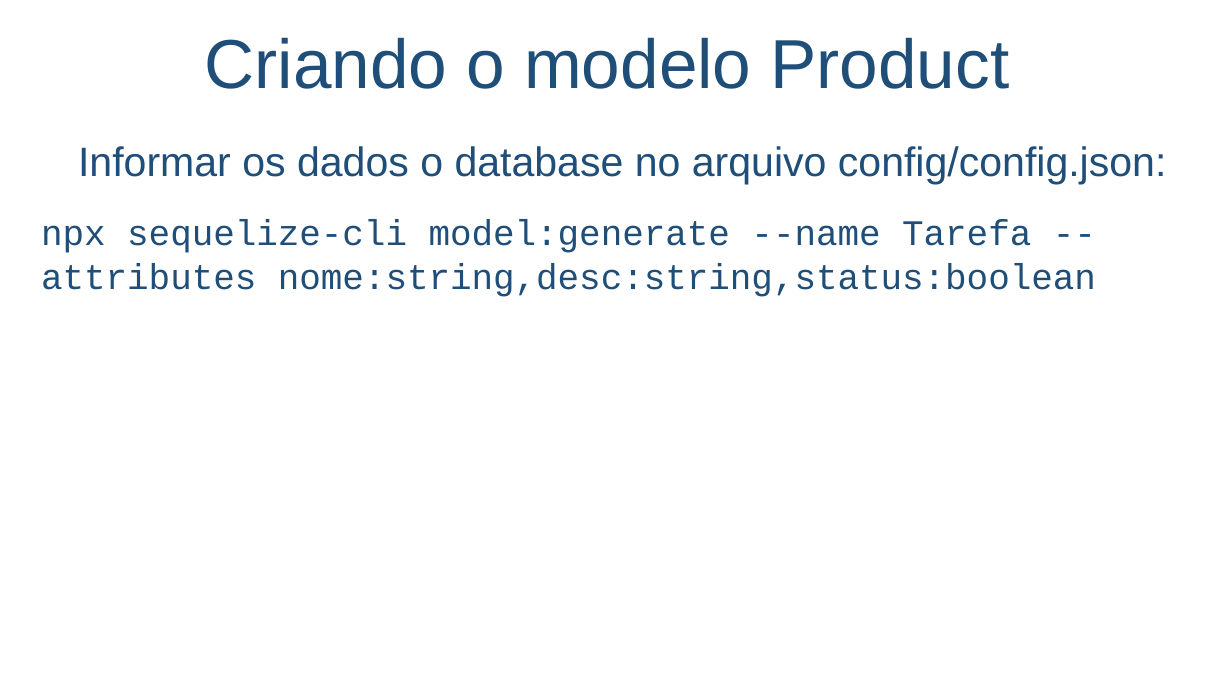
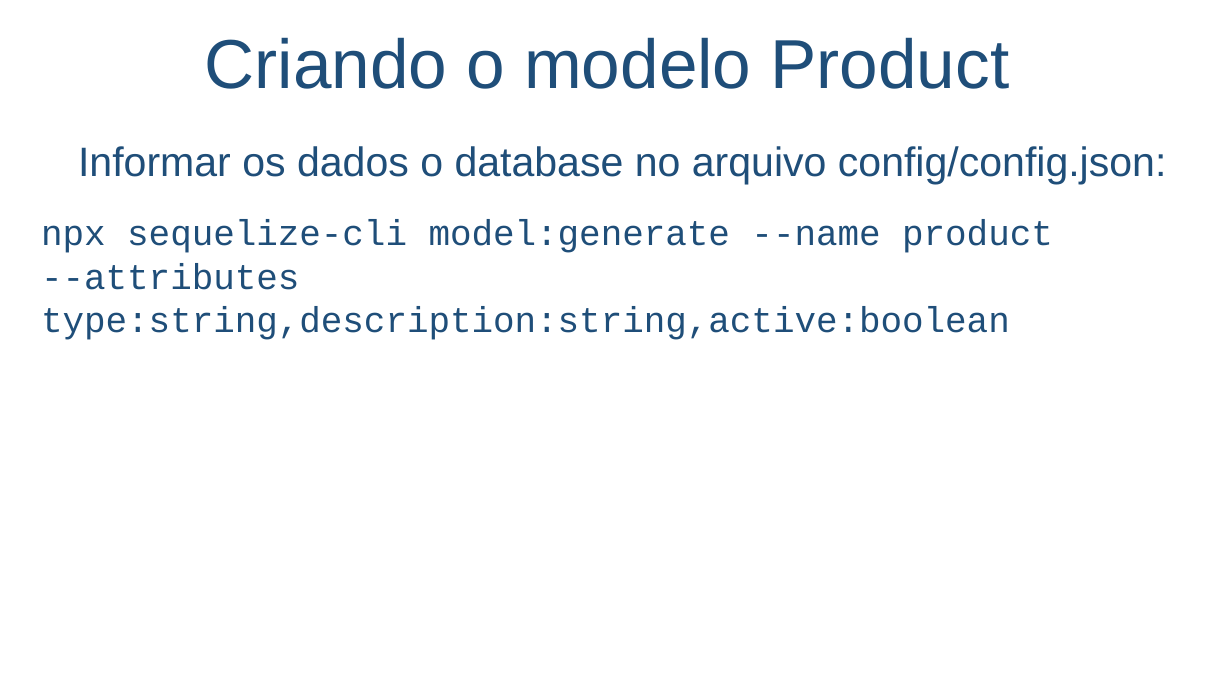
Before and after one commit to salmo-jr/public-slides, a slide deck: slide 43 of node-js.pptx (slide 41 before the commit). Drawn at 1232x693 pixels with LibreOffice and Linux fonts; fonts in the diff are those of the drawing; background and template pictures are left out. Boxes give left, top, right and bottom in pixels: in the first picture for what was removed or moved away, otherwise in the second. Text is boxed around its words. In the diff, an @@ line names an element or a change of style, - is before the commit and + after.

```diff
--- a/node-js.pptx
+++ b/node-js.pptx
@@ text at <box>41,220,1053,340</box>: text changed @@
-npx sequelize-cli model:generate --name Tarefa --attributes nome:string,desc:string,status:boolean
+npx sequelize-cli model:generate --name product
+--attributes type:string,description:string,active:boolean
```
Also in this commit, not shown: 7 other slides changed, 4 slides added.
